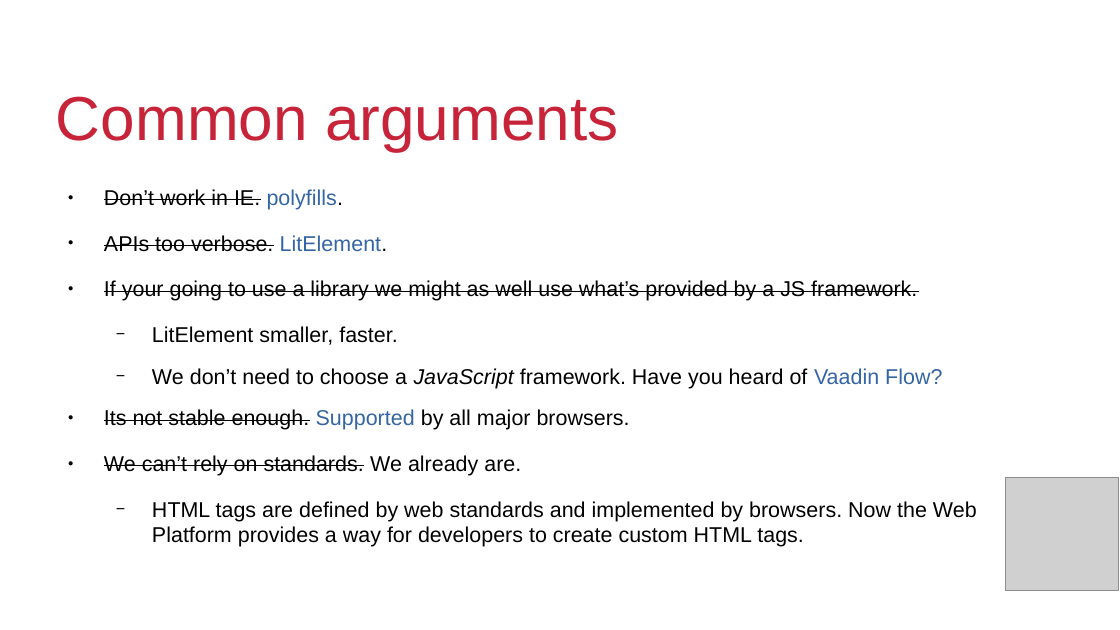
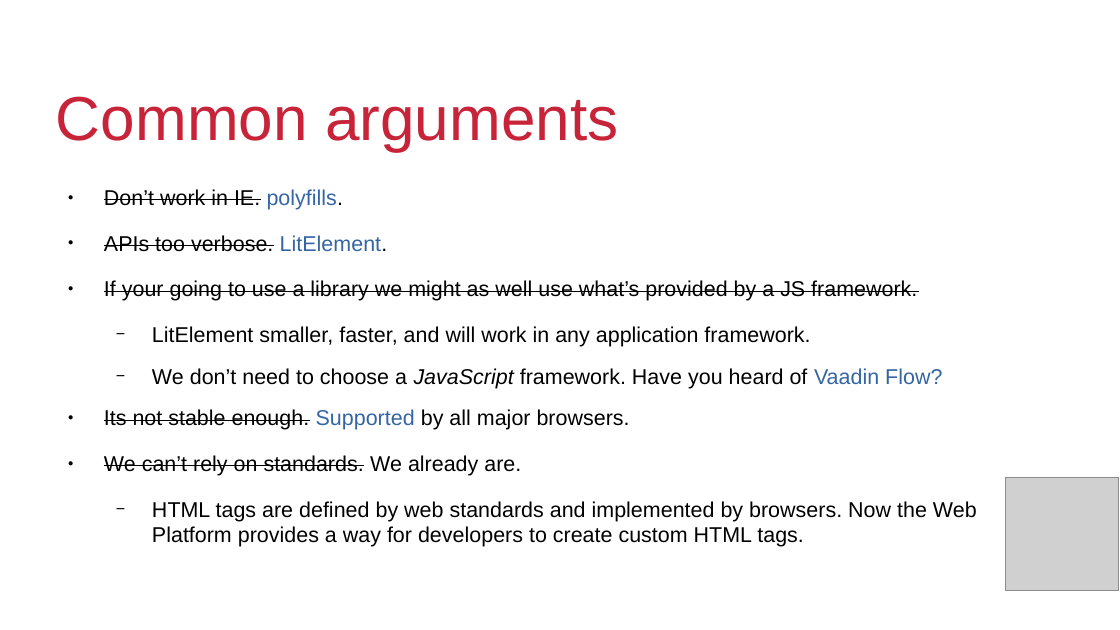
Before and after one commit to QuiWorks/wc-presentation, a slide deck: slide 7 of wc-pp-presentation.odp. Drawn at 1120x630 pixels with LibreOffice and Linux fonts; fonts in the diff are those of the drawing; grey boxes stand for pictures; background and template pictures are left out. Boxes give left, top, right and bottom in pixels: in the first picture for what was removed or moved away, otherwise in the second. Text is boxed around its words. In the diff, an @@ line names an element or a change of style, - is before the commit and + after.

```diff
--- a/wc-pp-presentation.odp
+++ b/wc-pp-presentation.odp
@@ text at [152, 326, 810, 347]: text changed @@
-  − LitElement smaller, faster.
+  − LitElement smaller, faster, and will work in any application framework.
```
Also in this commit, not shown: 1 other slide changed.
